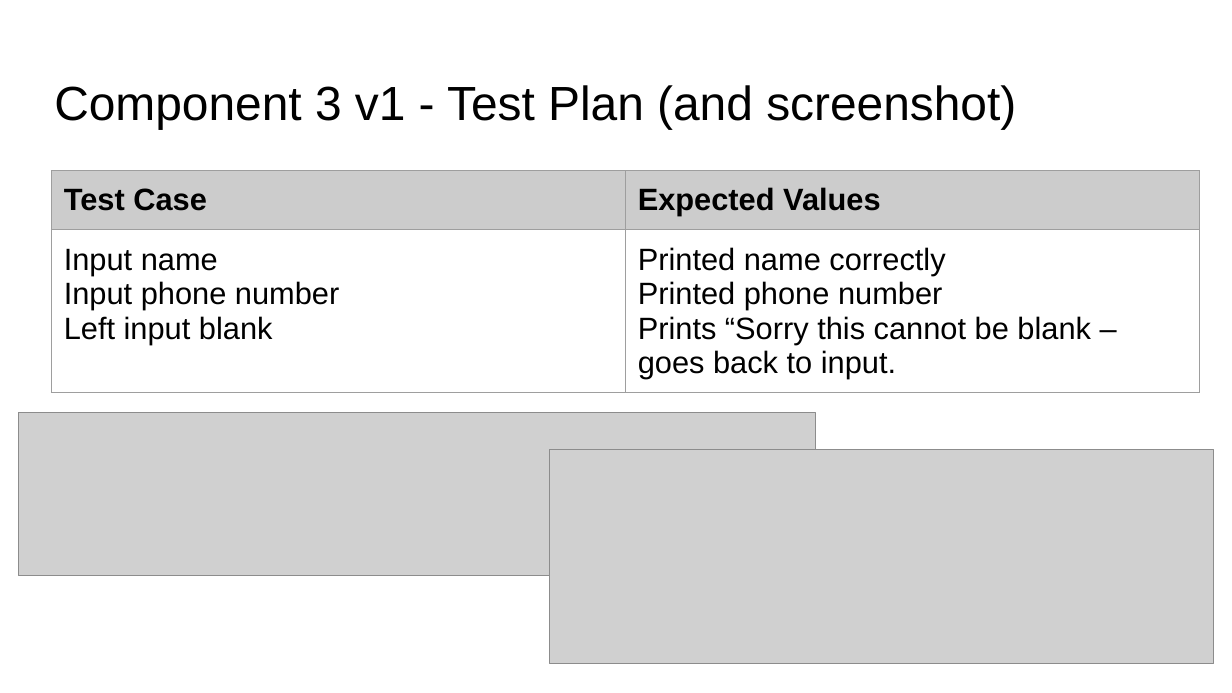
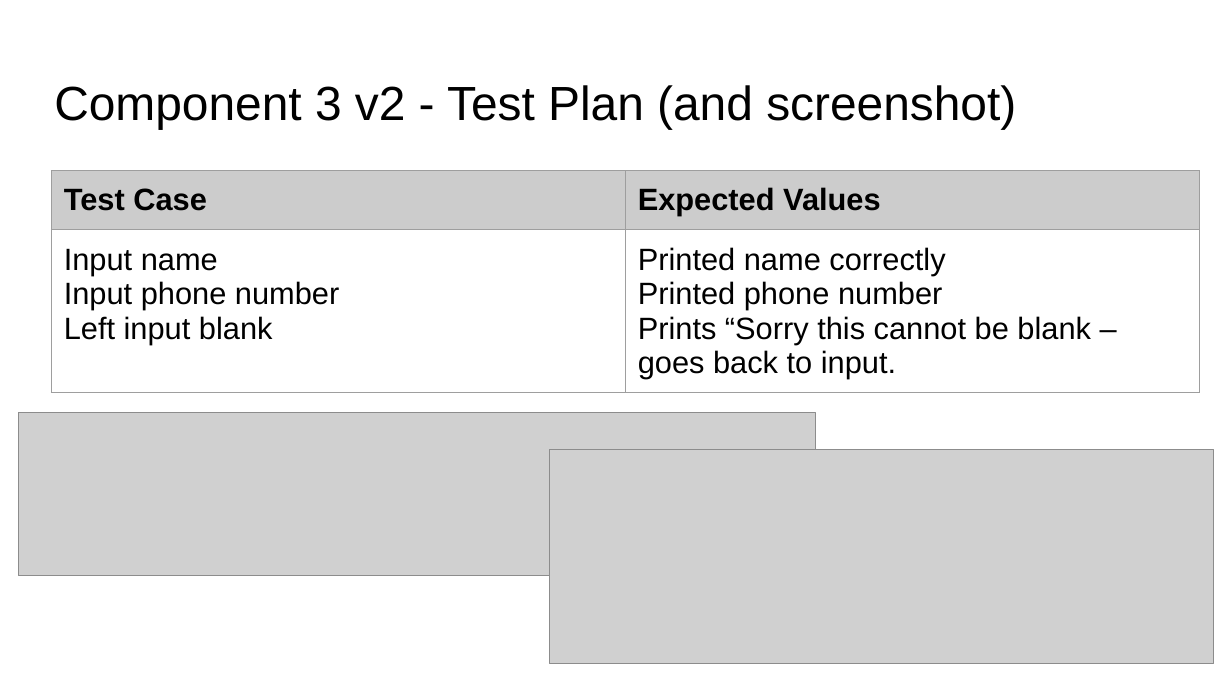
Before and after one commit to xkiio/desktop-tutorial, a slide deck: slide 17 of 022_91893+_+91897+Documentation.pptx. Drawn at 1232x693 pixels with LibreOffice and Linux fonts; fonts in the diff are those of the drawing; grey boxes stand for pictures. Boxes give left, top, right and bottom in pixels: in the first picture for what was removed or moved away, otherwise in the second. Text is boxed around its words. In the diff, an @@ line names an element or a change of style, - is before the commit and + after.

```diff
--- a/022_91893+_+91897+Documentation.pptx
+++ b/022_91893+_+91897+Documentation.pptx
@@ title at (54,85,1016,129): text changed @@
-Component 3 v1 - Test Plan (and screenshot)
+Component 3 v2 - Test Plan (and screenshot)
```
Also in this commit, not shown: 2 slides added, 1 other file.
